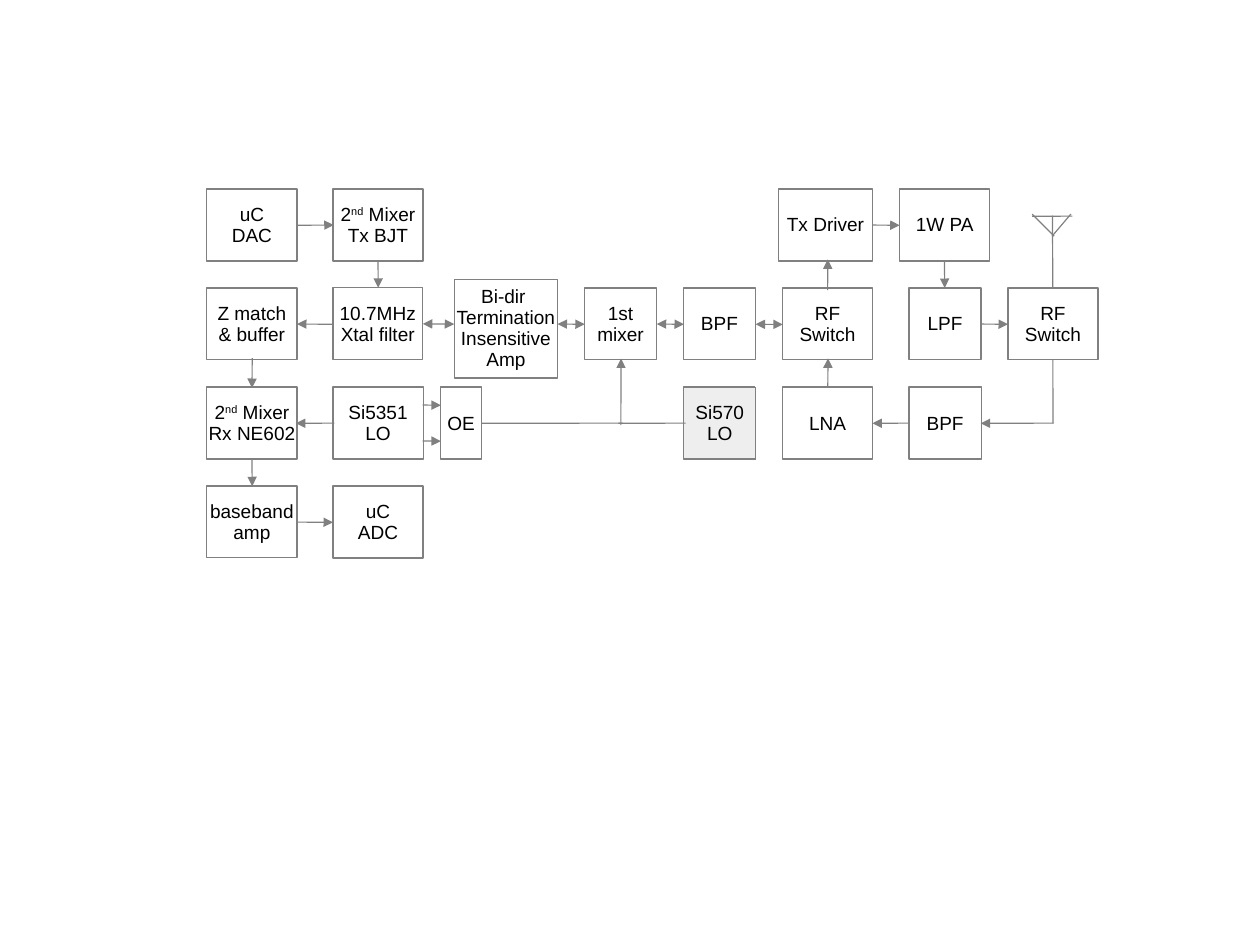
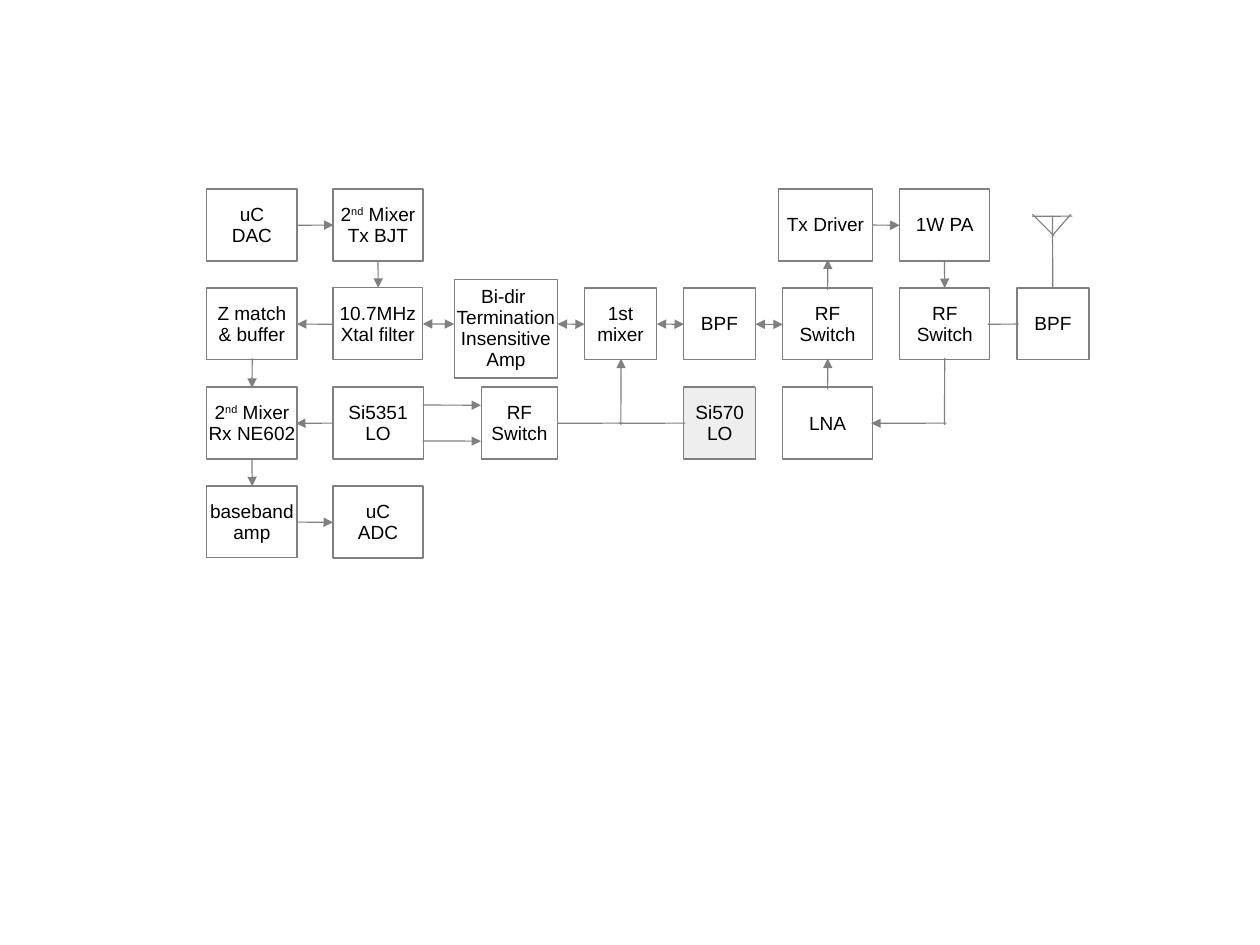
Before and after one commit to svn2github/SM2000, a slide deck: slide 3 of doc/sm201- Block Diagram v0.1.ppt. Drawn at 1260x945 pixels with LibreOffice and Linux fonts; fonts in the diff are those of the drawing. Boxes give left, top, right and bottom in pixels: in the first picture for what was removed or moved away, otherwise in the second. Text is boxed around its words. In the diff, an @@ line names an element or a change of style, - is before the commit and + after.

```diff
--- a/doc/sm201- Block Diagram v0.1.ppt
+++ b/doc/sm201- Block Diagram v0.1.ppt
@@ rectangle "RF": place and size @@
-rectangle "RF" at [1008, 288, 1099, 360]
+rectangle "RF" at [900, 288, 990, 360]
@@ rectangle removed at [909, 288, 981, 360] @@
-LPF
@@ rectangle "BPF": place and size @@
-rectangle "BPF" at [909, 388, 981, 460]
+rectangle "BPF" at [1018, 288, 1090, 360]
@@ arrow moved from (981, 325) - (1008, 325) to (1019, 325) - (989, 325) @@
@@ arrow (1019, 325) - (989, 325): arrow to line @@
@@ line moved from (1053, 360) - (1053, 423) to (944, 424) - (946, 359) @@
@@ rectangle removed at [441, 388, 483, 460] @@
-OE
@@ rectangle added at [481, 388, 558, 460], fill #FFFFFF, outline #808080 0.74 pt, 12 pt, text #000000 @@
+RF
+Switch
@@ arrow moved from (423, 405) - (441, 406) to (423, 405) - (481, 406) @@
@@ arrow moved from (423, 441) - (441, 441) to (423, 441) - (481, 441) @@
@@ line moved from (622, 423) - (481, 423) to (622, 423) - (557, 423) @@
@@ arrow moved from (1053, 423) - (981, 423) to (947, 423) - (871, 423) @@
@@ arrow removed from (909, 423) to (872, 423) @@
```
Also in this commit, not shown: 10 other files.
